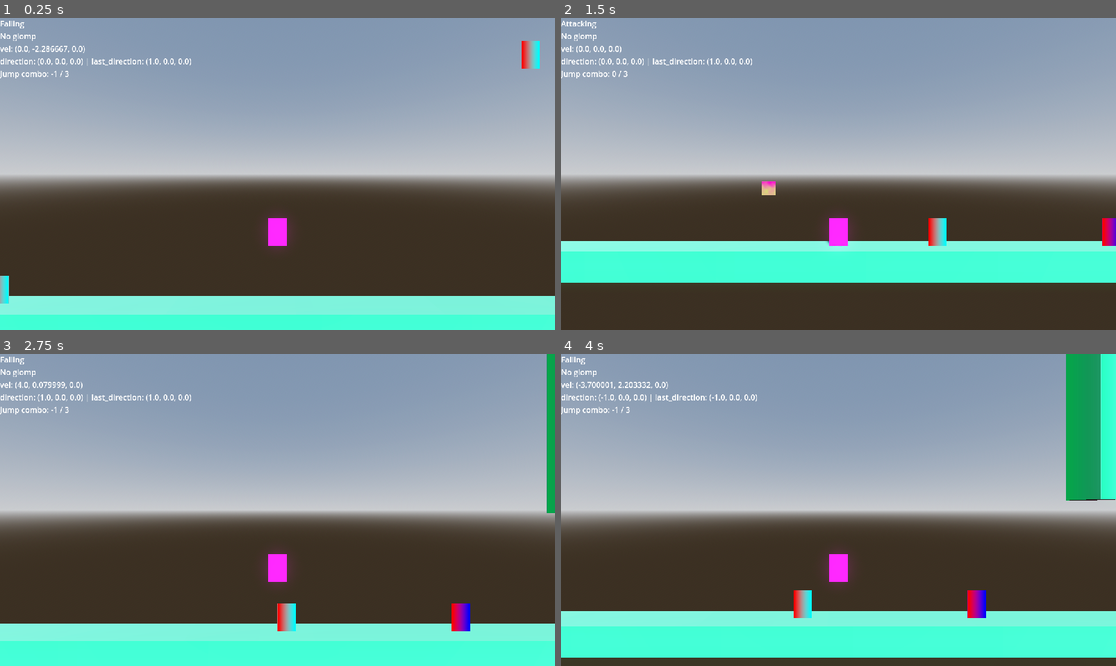
Above: before the commit, frames 1-4 (two rows, left to right).
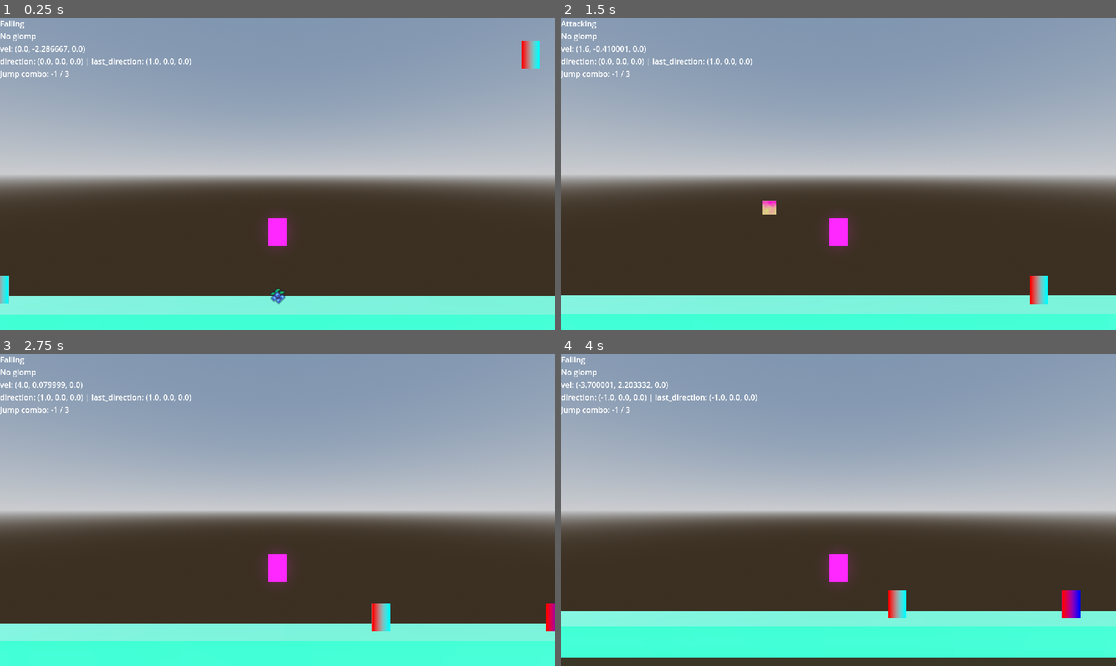
Above: after the commit, the same moments.

Repository: b3e3e3/ultimate-glomp
Game: Godot game, scene res://sandbox.tscn
The game is run twice, just before and just after one commit, with the same random seed, the same clock (stepped at 60 frames per second) and the same inputs.
Inputs (mouse positions are in pixels of both pictures, inside the frame that each line leads up to):
- Up to frame 1 (0.25 s): no input
- Up to frame 2 (1.5 s): tap Enter at 0.5 s; move the mouse to (960, 158) at 0.52 s; hold D (move_right) 0.53-1.28 s; tap Space (jump) at 0.6, 0.77, 1.07 s; click (960, 158) at 0.67 s; move the mouse to (727, 189) at 1.27 s; hold S (move_down) from 1.28 s (still down); click (727, 189) at 1.35 s
- Up to frame 3 (2.75 s): tap Space (jump) at 1.52, 1.55, 1.82, 2.3 s; move the mouse to (333, 441) at 2.02 s; release S (move_down) at 2.03 s; hold D (move_right) from 2.03 s (still down); tap E (interact) at 2.1 s
- Up to frame 4 (4 s): move the mouse to (810, 572) at 2.77 s; release D (move_right) at 2.78 s; hold W (move_up) 2.78-3.53 s; tap Enter at 2.85 s; click (810, 572) at 2.92 s; tap Space (jump) at 3.02, 3.05, 3.32, 3.77, 3.8 s; move the mouse to (1005, 556) at 3.52 s; hold A (move_left) from 3.53 s (still down); tap Keypad Enter at 3.6 s

The runs differ from the first frame. In frame 1, less than 0.1% of the frame differs, in the area x 48-52%, y 86-92%; in frame 2, 25%, in the area x 0-100%, y 8-100%; in frame 3, 1.8%; in frame 4, 5.4%.

Commit message:
items and whatever

Diff:
--- a/character/player/player.gd
+++ b/character/player/player.gd
@@ -7,7 +7,6 @@
 @onready var climb_area: Area3D = $ClimbArea
 
 var glomped_body: Node3D
-
 var is_attacking: bool = false
 
 
@@ -54,7 +53,8 @@
 	velocity = Vector3.ZERO
 
 	# move the player body to the glomped body's glomp point
-	global_position = body.get_node(^"GlompPoint").global_position
+	var point := body.get_node(^"GlompPoint")
+	global_position = point.global_position
 
 	if body.has_method(&"get_glomped"):
 		body.call(&"get_glomped", self)
--- a/character/player/sprite.gd
+++ b/character/player/sprite.gd
@@ -6,6 +6,10 @@
 
 # func _on_player_jumped() -> void:
 # func _on_combo_jump_jumped(current_combo: int) -> void:
+
+
+func _ready():
+	process_mode = Node.PROCESS_MODE_ALWAYS
 
 func cancel_flip():
 	if not tween: return
--- a/character/player/state/_player_state.gd
+++ b/character/player/state/_player_state.gd
@@ -85,3 +85,6 @@
 				and character.velocity.length() == 0
 
 	return false
+
+func check_for_auto_throw() -> bool:
+	return player.glomped_body and player.glomped_body.has_meta(&"auto_throw") and character.velocity.y < 0
--- a/character/player/state/falling.gd
+++ b/character/player/state/falling.gd
@@ -64,6 +64,9 @@
 	elif check_for_throwing():
 		goto(throwing_state)
 
+	elif check_for_auto_throw():
+		goto(throwing_state)
+
 	elif controller.get_jump_input():
 		if can_coyote:
 			goto(coyote_jumping_state)
--- a/character/player/state/glomping.gd
+++ b/character/player/state/glomping.gd
@@ -2,6 +2,7 @@
 
 @onready var idle_state: State = $"../Idle"
 @onready var jumping_state: State = $"../Jumping"
+@onready var throwing_state: State = $"../Throwing"
 
 var is_jumping := false
 
@@ -22,12 +23,7 @@
 func on_physics_update(_delta: float) -> void:
 	if check_for_jumping():
 		if player.glomped_body:
-			goto(jumping_state,
-			# {
-			# 	&"air_move_speed": 100000.0,
-			# 	&"air_accel_speed": 100000.0,
-			# }
-			)
+			goto(jumping_state)
 
 	super.on_physics_update(_delta)
 
--- a/character/player/state/jumping.gd
+++ b/character/player/state/jumping.gd
@@ -10,7 +10,7 @@
 		data.set(&'just_jumped', true)
 
 	var force: Vector3 = data.get(&'jump_force', character.get_jump_force())
-	print(force)
+	# print("FWORCE: ",force)
 
 	character.jump(force)
 
--- a/character/player/state/throwing.gd
+++ b/character/player/state/throwing.gd
@@ -1,20 +1,26 @@
 class_name PlayerThrowingState extends PlayerState
 
-@onready var idle_state: State = $"../Idle"
+# @onready var idle_state: State = $"../Idle"
+@onready var falling_state: State = $"../Falling"
 @onready var glomping_state: State = $"../Glomping"
 @onready var jump_state: State = $"../Jumping"
 
 func on_enter(_previous_state: State, _data := {}) -> void:
-	if not player.glomped_body \
-	or not player.glomped_body.is_in_group(&"Throwable"):
-		goto(idle_state)
+	if not player.glomped_body:
+		goto(falling_state)
+
+	player.get_node(^"Sprite").do_flip(player.last_direction) # TODO: direct reference!
+
+	var is_auto_throw := player.glomped_body.has_meta(&"auto_throw")
 
 	player.process_mode = PROCESS_MODE_DISABLED
 	player.glomped_body.call(&"get_thrown", player)
 
-	await Global.create_timer(1.0).timeout
-
-	goto(jump_state)
+	await Global.create_timer(0.4).timeout
+	if is_auto_throw:
+		goto(falling_state)
+	else:
+		goto(jump_state)
 
 func on_exit() -> void:
 	player.process_mode = PROCESS_MODE_INHERIT
--- /dev/null
+++ b/items/actions/item_action.gd
@@ -0,0 +1,4 @@
+class_name ItemAction extends Resource
+
+
+func execute(_character: Character): pass
--- /dev/null
+++ b/items/actions/stat_change_action.gd
@@ -0,0 +1,12 @@
+class_name StatChangeItemAction extends ItemAction
+
+@export var adds: Dictionary[StringName, Variant] = {}
+@export var multipliers: Dictionary[StringName, float] = {}
+
+
+func execute(character: Character):
+	for a in adds:
+		print("Giving %s some %s" % [character, a])
+
+	for m in multipliers:
+		print("Multiplying %s some %s" % [character, m])
--- /dev/null
+++ b/items/berry.tres
@@ -0,0 +1,24 @@
+[gd_resource type="Resource" script_class="ItemResource" load_steps=6 format=3 uid="uid://ywusm5o2vksf"]
+
+[ext_resource type="Script" uid="uid://cs8r76v542cvh" path="res://items/item_resource.gd" id="1_pu6kj"]
+[ext_resource type="Script" uid="uid://bae1hwx4irog3" path="res://items/actions/stat_change_action.gd" id="1_tv1d7"]
+[ext_resource type="Texture2D" uid="uid://frrmanqrsgdx" path="res://items/IconSet.png" id="2_n0tcq"]
+
+[sub_resource type="Resource" id="Resource_n0tcq"]
+script = ExtResource("1_tv1d7")
+adds = Dictionary[StringName, Variant]({
+&"chump": Color(1, 0, 0, 1)
+})
+metadata/_custom_type_script = "uid://bae1hwx4irog3"
+
+[sub_resource type="AtlasTexture" id="AtlasTexture_tv1d7"]
+atlas = ExtResource("2_n0tcq")
+region = Rect2(448, 512, 32, 32)
+
+[resource]
+script = ExtResource("1_pu6kj")
+icon_texture = SubResource("AtlasTexture_tv1d7")
+display_name = "Berry"
+description = "marahcmrcmrcprpamcrharmp"
+action = SubResource("Resource_n0tcq")
+metadata/_custom_type_script = "uid://cs8r76v542cvh"
--- /dev/null
+++ b/items/item_object.gd
@@ -0,0 +1,32 @@
+@tool
+class_name ItemObject extends RigidBody3D
+
+
+signal thrown(by: Character)
+
+
+@onready var sprite: Sprite3D = Sprite3D.new()
+@onready var collision_shape: CollisionShape3D = $CollisionShape3D
+
+@export var item_resource: ItemResource
+
+
+func _ready() -> void:
+	sprite.texture = item_resource.icon_texture
+	sprite.billboard = BaseMaterial3D.BILLBOARD_ENABLED
+	add_child(sprite)
+
+func get_thrown(by: Character):
+	process_mode = PROCESS_MODE_INHERIT
+
+	reparent(by.get_parent())
+	collision_shape.reparent(self)
+
+	# delete self and emit thrown signal
+	queue_free()
+	thrown.emit(by)
+
+func get_glomped(by: Character):
+	reparent(by)
+	collision_shape.reparent(by)
+	process_mode = PROCESS_MODE_DISABLED
--- /dev/null
+++ b/items/item_resource.gd
@@ -0,0 +1,13 @@
+class_name ItemResource extends Resource
+
+@export var icon_texture: Texture2D
+@export var display_name: String = "Item"
+@export_range(1, 999) var max_stack: int = 99
+@export_multiline var description: String = "An item"
+
+@export var action: ItemAction
+
+
+func is_stackable() -> bool: return max_stack > 1
+func use(character: Character) -> void:
+	action.execute(character)
--- /dev/null
+++ b/items/item_textures.tres
@@ -0,0 +1,6 @@
+[gd_resource type="AtlasTexture" load_steps=2 format=3 uid="uid://nlelm7e1pu5r"]
+
+[ext_resource type="Texture2D" uid="uid://frrmanqrsgdx" path="res://items/IconSet.png" id="1_shi0a"]
+
+[resource]
+atlas = ExtResource("1_shi0a")
--- a/player.tscn
+++ b/player.tscn
@@ -26,9 +26,6 @@
 
 [sub_resource type="Resource" id="Resource_7ahtn"]
 script = ExtResource("4_5tmop")
-additional_force = null
-cooldown_time = null
-combo_limit = null
 name = "Combo Pants"
 adds = Dictionary[StringName, Variant]({
 &"accel_speed": 0.0,
--- a/sandbox.tscn
+++ b/sandbox.tscn
@@ -7,6 +7,8 @@
 [ext_resource type="Script" uid="uid://g5u0h5mi4tm8" path="res://player_camera.gd" id="5_rjrbw"]
 [ext_resource type="Script" uid="uid://djwj7b2cn65ud" path="res://interact/interaction_trigger.gd" id="6_44b12"]
 [ext_resource type="Script" uid="uid://bp75ylxcq7yed" path="res://interact/test_msg_interaction.gd" id="7_0fpt2"]
+[ext_resource type="Script" uid="uid://cfuyelbqhwm4x" path="res://items/item_object.gd" id="8_0fpt2"]
+[ext_resource type="Resource" uid="uid://ywusm5o2vksf" path="res://items/berry.tres" id="9_igx0j"]
 
 [sub_resource type="ProceduralSkyMaterial" id="ProceduralSkyMaterial_rvmsc"]
 sky_horizon_color = Color(0.66224277, 0.6717428, 0.6867428, 1)
@@ -106,6 +108,9 @@
 [sub_resource type="BoxShape3D" id="BoxShape3D_tctsc"]
 size = Vector3(0.72, 0.72, 0.72)
 
+[sub_resource type="BoxShape3D" id="BoxShape3D_igx0j"]
+size = Vector3(0.32, 0.32, 0.32)
+
 [node name="Level" type="Node3D" node_paths=PackedStringArray("player_controller")]
 script = ExtResource("1_rvmsc")
 player_controller = NodePath("PlayerController")
@@ -232,4 +237,19 @@
 
 [node name="CanvasLayer" type="CanvasLayer" parent="."]
 
+[node name="ItemObject" type="RigidBody3D" parent="." groups=["Glompable"]]
+transform = Transform3D(1, 0, 0, 0, 1, 0, 0, 0, 1, 0, 0.5, 0)
+collision_layer = 2
+collision_mask = 5
+script = ExtResource("8_0fpt2")
+item_resource = ExtResource("9_igx0j")
+metadata/_custom_type_script = "uid://cfuyelbqhwm4x"
+metadata/auto_throw = true
+
+[node name="CollisionShape3D" type="CollisionShape3D" parent="ItemObject"]
+shape = SubResource("BoxShape3D_igx0j")
+
+[node name="GlompPoint" type="Node3D" parent="ItemObject"]
+transform = Transform3D(1, 0, 0, 0, 1, 0, 0, 0, 1, 0, 0.24, 0)
+
 [editable path="Enemy2"]
Binary file added: items/IconSet.png
Not shown, added: items/IconSet.png.import
Not shown, added: items/actions/item_action.gd.uid
Not shown, added: items/actions/stat_change_action.gd.uid
Not shown, added: items/item_object.gd.uid
Not shown, added: items/item_resource.gd.uid
Not shown: 1 places in sandbox.tscn that only renumber resources
